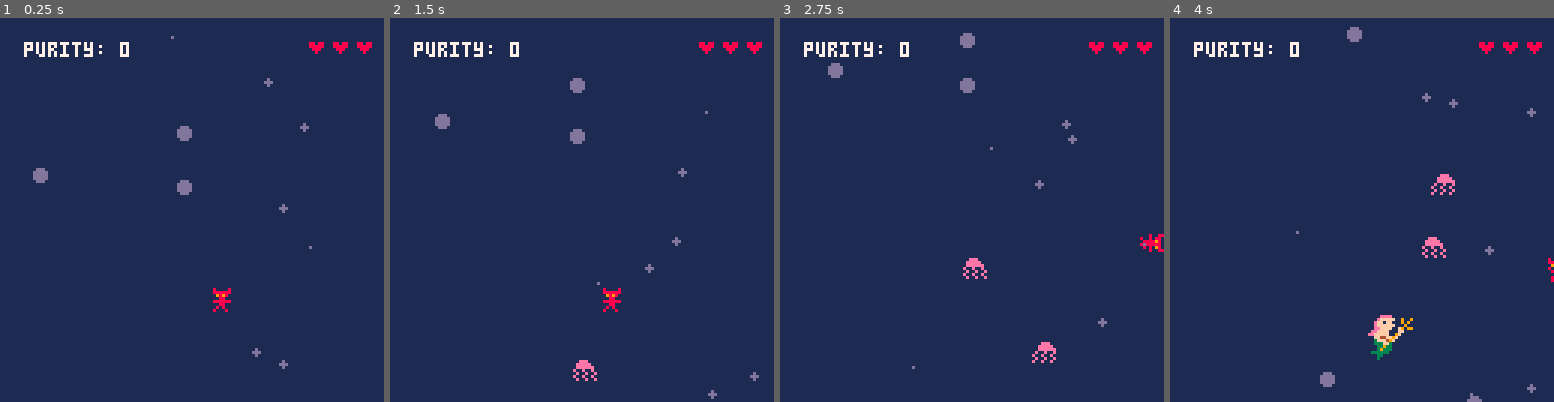
Above: before the commit, frames 1-4 (left to right).
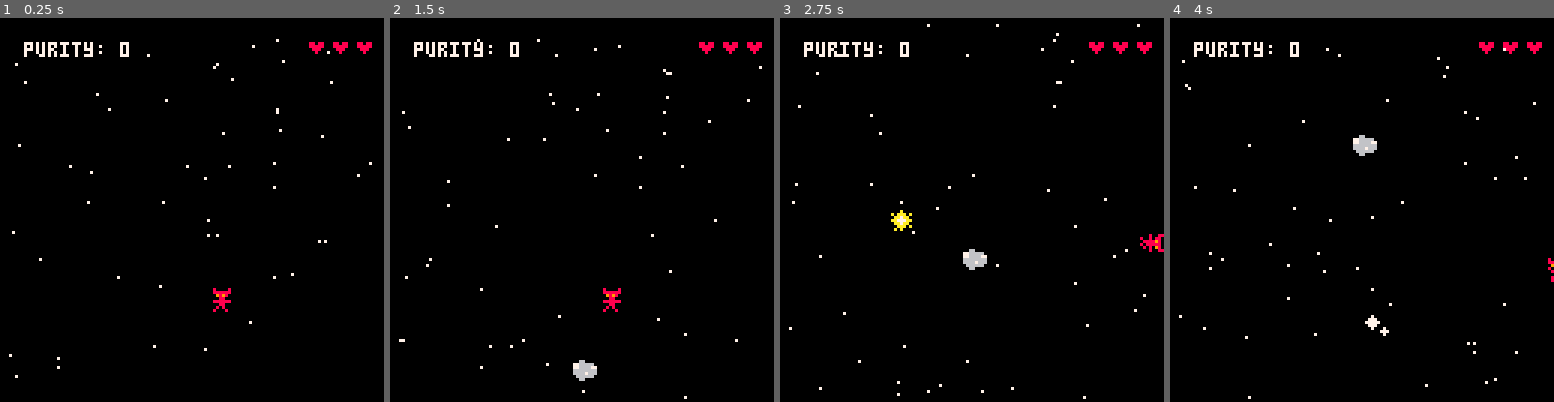
Above: after the commit, the same moments.

Repository: MCSDWVL/picopcp
Game: PICO-8 cartridge helloworld.p8
The game is run twice, just before and just after one commit, with the same random seed, the same clock (stepped at 60 frames per second) and the same inputs.
Inputs:
- Up to frame 1 (0.25 s): no input
- Up to frame 2 (1.5 s): no input
- Up to frame 3 (2.75 s): hold Right 1.6-2.1 s; hold Up 2.15-2.42 s; hold Right from 2.47 s (still down)
- Up to frame 4 (4 s): release Right at 3.03 s; hold Left 3.08-3.58 s; hold Down 3.63-3.97 s

The runs differ from the first frame. In frame 1, 99% of the frame differs, in the area x 0-100%, y 0-100%; in frame 2, 99%; in frame 3, 99%; in frame 4, 99%.

Commit message:
some sfx

Diff:
--- a/helloworld.p8
+++ b/helloworld.p8
@@ -26,6 +26,31 @@
   local to_pl_y = pl.y - a.y
   return normalize(to_pl_x, to_pl_y, scale)
 end
+
+-- SFX Map
+sounds = {
+  dragon_fire = 6,
+  thunk = 12,
+  cupid_arrow = 7,
+  laser = 8,
+  big_laser = 9,
+  mermaid_thunder = 10,
+  shark_bite = 13,
+  pickup = 16,
+}
+
+music = {
+  fur_elise = 0,
+  star_wars = 1,
+  creepy = 11,
+  twinkle = 14,
+  intro = 15,
+  hell = 23,
+  ocean = 20,
+  game_over = 33,
+  sky = 37
+}
+
 -- table with settings for a given actor
 actor_prefabs = {
   player = {
@@ -297,6 +322,7 @@
     update=function(a)
       if (not a.fired and a.y <= pl.y and (pl.x > a.x == a.owner.facing_right)) then
         -- fire!
+        sfx(sounds.cupid_arrow)
         a.fired = true
         if (pl.x < a.x) then
           a.dx = -1
@@ -327,6 +353,7 @@
       local magnitude = sqrt(a.dx*a.dx + a.dy*a.dy)
       a.dx /= magnitude / desired_speed
       a.dy /= magnitude / desired_speed
+      sfx(sounds.laser, -1, flr(1+rnd(5)))
     end,
     draw = function(a)
       local exagerate_length = 3
@@ -441,7 +468,7 @@
   },
 }
 
-current_level = levels.ocean
+current_level = levels.space
 
 -- create a shallow copy of a prefab
 function clone(prefab)
@@ -551,6 +578,7 @@
   if (colliding and (colliding ~= wascolliding)) then
     if (colliding.is_innocent) then
       score += colliding.purity
+      sfx(sounds.pickup)
       del(actors, colliding)
     else
       take_damage()
@@ -635,6 +663,7 @@
 function take_damage()
   camera_shake_remaining_frames = 10
   pl.health -= 1
+  sfx(sounds.thunk)
 end
 
 camera_shake_violence = 5
Not shown, changed: the sound effects (__sfx__) section of helloworld.p8
